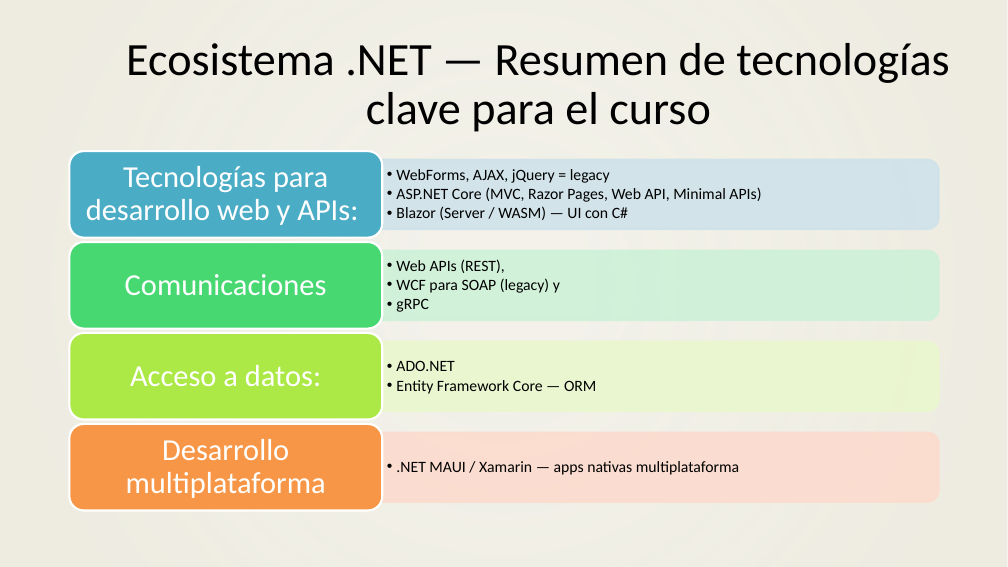
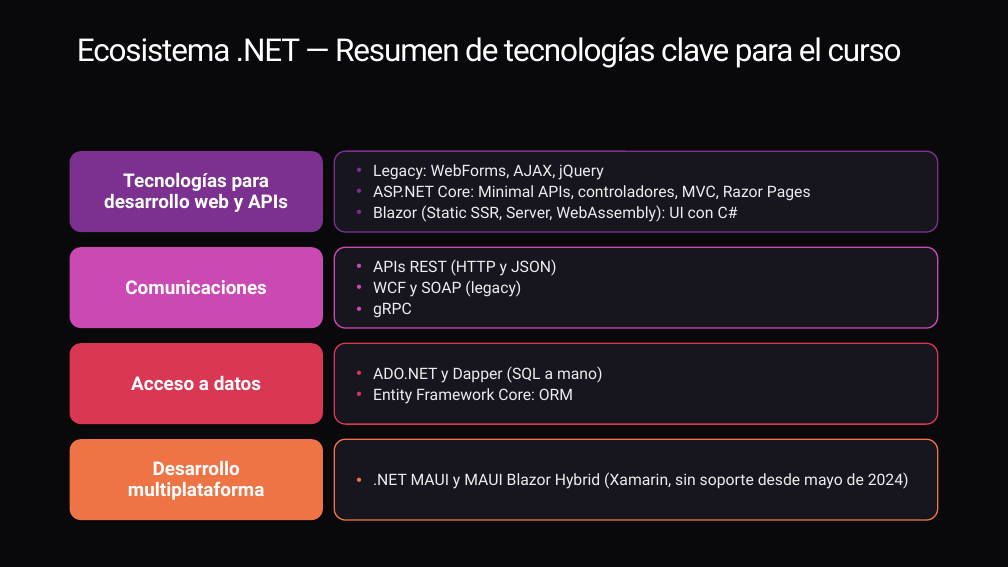
Before and after one commit to ybenzina/formacion-dotnet-junior, a slide deck: slide 9 of docs/masterclasses/masterclass-dotnet-technologies.pptx (slide 8 before the commit). Drawn at 1008x567 pixels with LibreOffice and Linux fonts; fonts in the diff are those of the drawing; background and template pictures are left out. Boxes give left, top, right and bottom in pixels: in the first picture for what was removed or moved away, otherwise in the second. Text is boxed around its words. In the diff, an @@ line names an element or a change of style, - is before the commit and + after.

```diff
--- a/docs/masterclasses/masterclass-dotnet-technologies.pptx
+++ b/docs/masterclasses/masterclass-dotnet-technologies.pptx
@@ background picture (left out) to #09090C @@
@@ rectangle removed at [0, 0, 1008, 567] @@
@@ title "Ecosistema .NET — Resumen de ..." at [77, 37, 902, 68]: size 44 to 30 pt, font Calibri to Roboto, text colour #000000 to #FFFFFF, letter spacing 0 to -1.1 pt; alignment centre to left; vertical alignment middle to top @@
@@ rounded rectangle "Tecnologías para desarrollo web y ...": place and size @@
-rounded rectangle "Tecnologías para desarrollo web y ..." at [86, 166, 358, 225]
+rounded rectangle "Tecnologías para desarrollo web y ..." at [70, 151, 323, 232]
@@ rounded rectangle "Tecnologías para desarrollo web y ..." at [70, 151, 323, 232]: fill none to #7C3191 @@
@@ text in rounded rectangle at [104, 173, 288, 212]: text changed; size 29 to 18 pt; font Calibri to Roboto; bold on @@
-Tecnologías para desarrollo web y APIs:
+Tecnologías para desarrollo web y APIs
@@ rounded rectangle "Legacy: WebForms, AJAX, jQuery": place and size @@
-rounded rectangle "Legacy: WebForms, AJAX, jQuery" at [396, 169, 761, 220]
+rounded rectangle "Legacy: WebForms, AJAX, jQuery" at [334, 151, 938, 232]
@@ rounded rectangle "Legacy: WebForms, AJAX, jQuery" at [334, 151, 938, 232]: fill none to #17151D; outline none to #7C3191 1.25 pt @@
@@ text in rounded rectangle at [373, 164, 811, 222]: text changed; font Calibri to Roboto; text colour #000000 to #EDEDED @@
-  • WebForms, AJAX, jQuery = legacy
-  • ASP.NET Core (MVC, Razor Pages, Web API, Minimal APIs)
-  • Blazor (Server / WASM) — UI con C#
+• Legacy: WebForms, AJAX, jQuery
+• ASP.NET Core: Minimal APIs, controladores, MVC, Razor Pages
+• Blazor (Static SSR, Server, WebAssembly): UI con C#
@@ rounded rectangle "Comunicaciones": place and size @@
-rounded rectangle "Comunicaciones" at [125, 274, 327, 295]
+rounded rectangle "Comunicaciones" at [70, 247, 323, 328]
@@ rounded rectangle "Comunicaciones" at [70, 247, 323, 328]: size 29 to 18 pt, font Calibri to Roboto, bold on; line spacing 0.9 to 0.95; less space between paragraphs; fill none to #CB49B2 @@
@@ rounded rectangle "APIs REST (HTTP y JSON)": place and size @@
-rounded rectangle "APIs REST (HTTP y JSON)" at [396, 259, 560, 312]
+rounded rectangle "APIs REST (HTTP y JSON)" at [334, 247, 938, 328]
@@ rounded rectangle "APIs REST (HTTP y JSON)" at [334, 247, 938, 328]: fill none to #17151D; outline none to #CB49B2 1.25 pt @@
@@ text in rounded rectangle at [373, 259, 557, 297]: text changed; font Calibri to Roboto; text colour #000000 to #EDEDED @@
-  • Web APIs (REST),
-  • WCF para SOAP (legacy) y
+• APIs REST (HTTP y JSON)
+• WCF y SOAP (legacy)
@@ text in rounded rectangle at [373, 302, 412, 318]: font Calibri to Roboto, text colour #000000 to #EDEDED in "gRPC"; list level 2 to 1 in "gRPC"; line spacing 0.9 to 1 @@
@@ rounded rectangle "Acceso a datos": place and size @@
-rounded rectangle "Acceso a datos" at [130, 365, 321, 386]
+rounded rectangle "Acceso a datos" at [70, 343, 323, 424]
@@ rounded rectangle "Acceso a datos" at [70, 343, 323, 424]: fill none to #D93752 @@
@@ rounded rectangle "ADO.NET y Dapper (SQL a ...": place and size @@
-rounded rectangle "ADO.NET y Dapper (SQL a ..." at [396, 360, 596, 394]
+rounded rectangle "ADO.NET y Dapper (SQL a ..." at [334, 343, 938, 424]
@@ rounded rectangle "ADO.NET y Dapper (SQL a ..." at [334, 343, 938, 424]: fill none to #17151D; outline none to #D93752 1.25 pt @@
@@ text in rounded rectangle at [131, 376, 261, 390]: text changed; size 29 to 18 pt; font Calibri to Roboto; bold on @@
-Acceso a datos:
+Acceso a datos
@@ text in rounded rectangle at [373, 366, 602, 404]: text changed; font Calibri to Roboto; text colour #000000 to #EDEDED @@
-  • ADO.NET
-  • Entity Framework Core — ORM
+• ADO.NET y Dapper (SQL a mano)
+• Entity Framework Core: ORM
@@ rounded rectangle "Desarrollo multiplataforma": place and size @@
-rounded rectangle "Desarrollo multiplataforma" at [126, 439, 326, 498]
+rounded rectangle "Desarrollo multiplataforma" at [70, 439, 323, 520]
@@ rounded rectangle "Desarrollo multiplataforma" at [70, 439, 323, 520]: size 29 to 18 pt, font Calibri to Roboto, bold on; line spacing 0.9 to 0.95; less space between paragraphs; fill none to #EE7345 @@
@@ group removed at [70, 151, 939, 511]: 4 round same rects, 4 rounded rectangles, 1 text @@
-  • .NET MAUI / Xamarin — apps nativas multiplataforma
@@ rounded rectangle added at [334, 439, 938, 520], fill #17151D, outline #EE7345 1.25 pt, 15 pt, text #EDEDED @@
+• .NET MAUI y MAUI Blazor Hybrid (Xamarin, sin soporte desde mayo de 2024)
```
Also in this commit, not shown: 8 other slides changed, 36 slides added, 16 slides removed, 9 other files.
